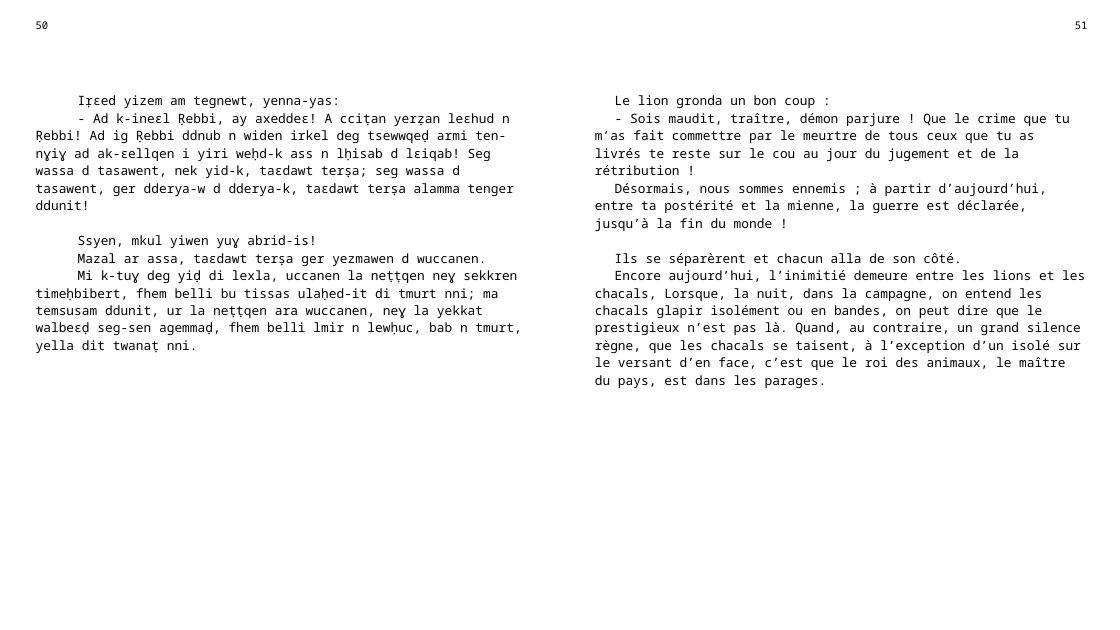
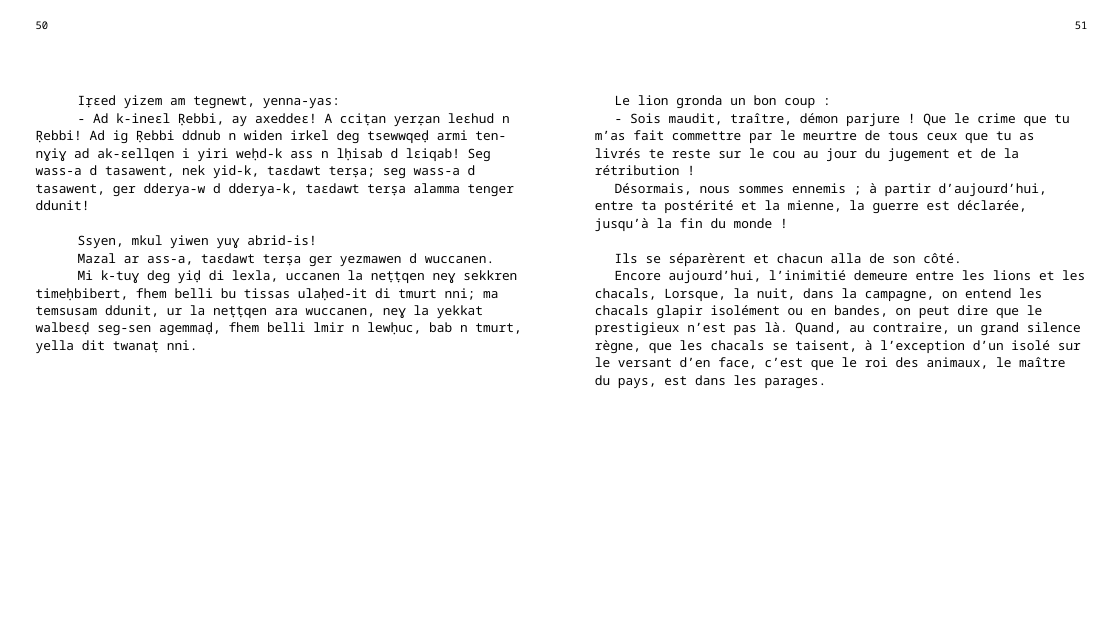
Before and after one commit to sferhah/tamacahut_n_wuccen, a slide deck: slide 19 of Uccen.ConsoleApp/uccen.pptx. Drawn at 1120x630 pixels with LibreOffice and Linux fonts; fonts in the diff are those of the drawing. Boxes give left, top, right and bottom in pixels: in the first picture for what was removed or moved away, otherwise in the second. Text is boxed around its words. In the diff, an @@ line names an element or a change of style, - is before the commit and + after.

```diff
--- a/Uccen.ConsoleApp/uccen.pptx
+++ b/Uccen.ConsoleApp/uccen.pptx
@@ table at (27, 13, 1096, 607) @@
-row 3, column 1: Iṛɛed yizem am tegnewt, yenna-yas: / - Ad k-ineɛl Ṛebbi, ay axeddeɛ! A cciṭan yerẓan leɛhud n Ṛebbi! Ad ig Ṛebbi ddnub n widen irkel deg tsewwqeḍ armi ten-nɣiɣ ad ak-ɛellqen i yiri weḥd-k ass n lḥisab d lɛiqab! Seg wassa d tasawent, nek yid-k, taɛdawt terṣa; seg wassa d tasawent, ger dderya-w d dderya-k, taɛdawt terṣa alamma tenger ddunit! / Ssyen, mkul yiwen yuɣ abrid-is! / Mazal ar assa, taɛdawt terṣa ger yezmawen d wuccanen. / Mi k-tuɣ deg yiḍ di lexla, uccanen la neṭṭqen neɣ sekkren timeḥbibert, fhem belli bu tissas ulaḥed-it di tmurt nni; ma temsusam ddunit, ur la neṭṭqen ara wuccanen, neɣ la yekkat walbeɛḍ seg-sen agemmaḍ, fhem belli lmir n lewḥuc, bab n tmurt, yella dit twanaṭ nni.
+row 3, column 1: Iṛɛed yizem am tegnewt, yenna-yas: / - Ad k-ineɛl Ṛebbi, ay axeddeɛ! A cciṭan yerẓan leɛhud n Ṛebbi! Ad ig Ṛebbi ddnub n widen irkel deg tsewwqeḍ armi ten-nɣiɣ ad ak-ɛellqen i yiri weḥd-k ass n lḥisab d lɛiqab! Seg wass-a d tasawent, nek yid-k, taɛdawt terṣa; seg wass-a d tasawent, ger dderya-w d dderya-k, taɛdawt terṣa alamma tenger ddunit! / Ssyen, mkul yiwen yuɣ abrid-is! / Mazal ar ass-a, taɛdawt terṣa ger yezmawen d wuccanen. / Mi k-tuɣ deg yiḍ di lexla, uccanen la neṭṭqen neɣ sekkren timeḥbibert, fhem belli bu tissas ulaḥed-it di tmurt nni; ma temsusam ddunit, ur la neṭṭqen ara wuccanen, neɣ la yekkat walbeɛḍ seg-sen agemmaḍ, fhem belli lmir n lewḥuc, bab n tmurt, yella dit twanaṭ nni.
```
Also in this commit, not shown: 3 other slides changed, 2 other files.
